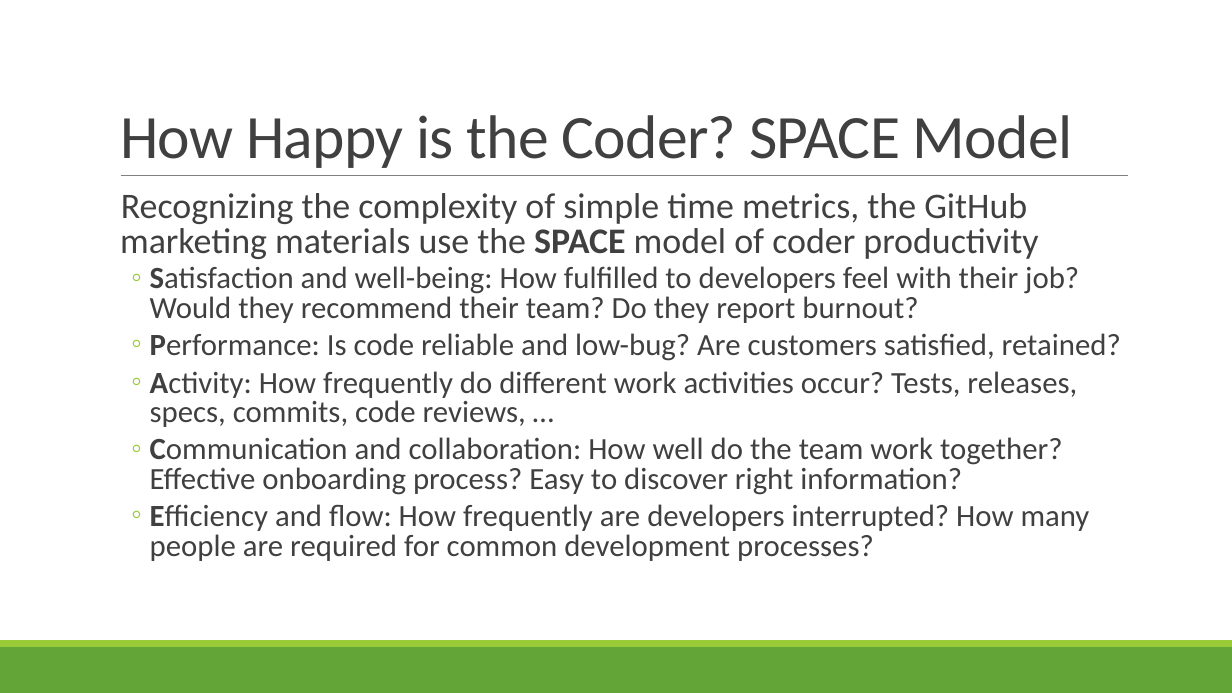
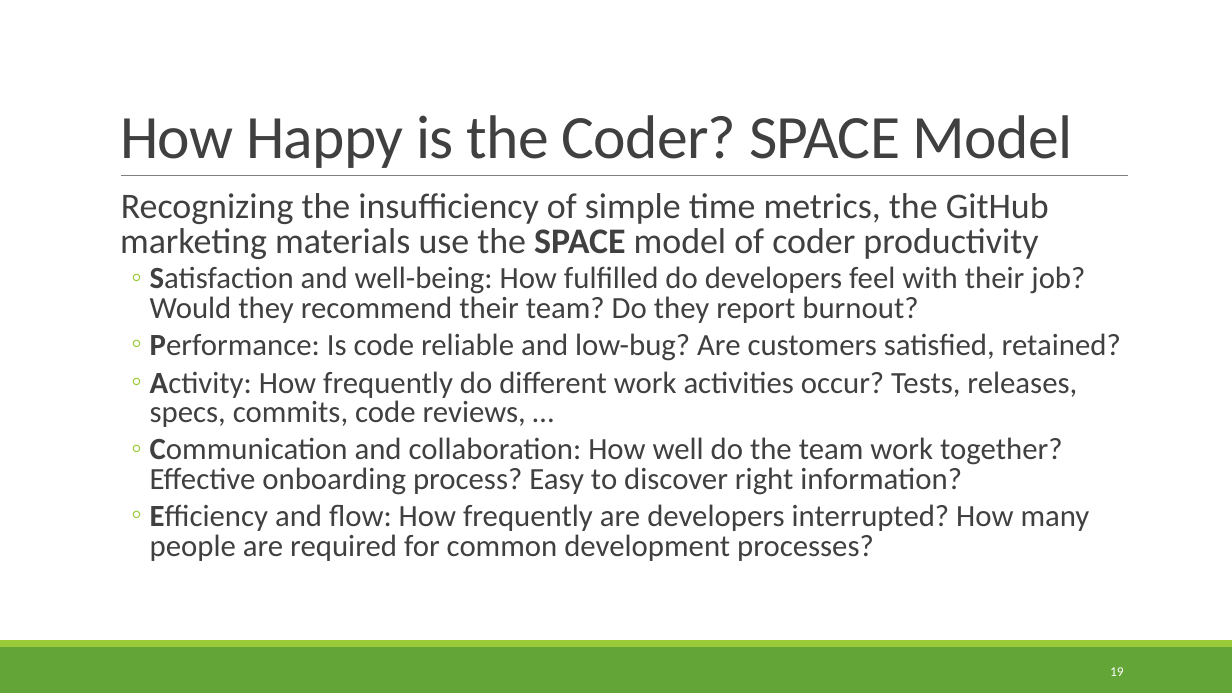
Before and after one commit to rbohrer/pl-course, a slide deck: slide 19 of LectureSlides/11NaturalLanguage.pptx (slide 18 before the commit). Drawn at 1232x693 pixels with LibreOffice and Linux fonts; fonts in the diff are those of the drawing. Boxes give left, top, right and bottom in pixels: in the first picture for what was removed or moved away, otherwise in the second. Text is boxed around its words. In the diff, an @@ line names an element or a change of style, - is before the commit and + after.

```diff
--- a/LectureSlides/11NaturalLanguage.pptx
+++ b/LectureSlides/11NaturalLanguage.pptx
@@ text at [120,193,1085,323]: text changed @@
-  Recognizing the complexity of simple time metrics, the GitHub marketing materials use the SPACE model of coder productivity
-  ◦ Satisfaction and well-being: How fulfilled to developers feel with their job? Would they recommend their team? Do they report burnout?
+  Recognizing the insufficiency of simple time metrics, the GitHub marketing materials use the SPACE model of coder productivity
+  ◦ Satisfaction and well-being: How fulfilled do developers feel with their job? Would they recommend their team? Do they report burnout?
@@ page number added at [1110,667,1124,676], 10.5 pt, text #FFFFFF @@
+19
```
Also in this commit, not shown: 23 other slides changed, 10 slides added.
